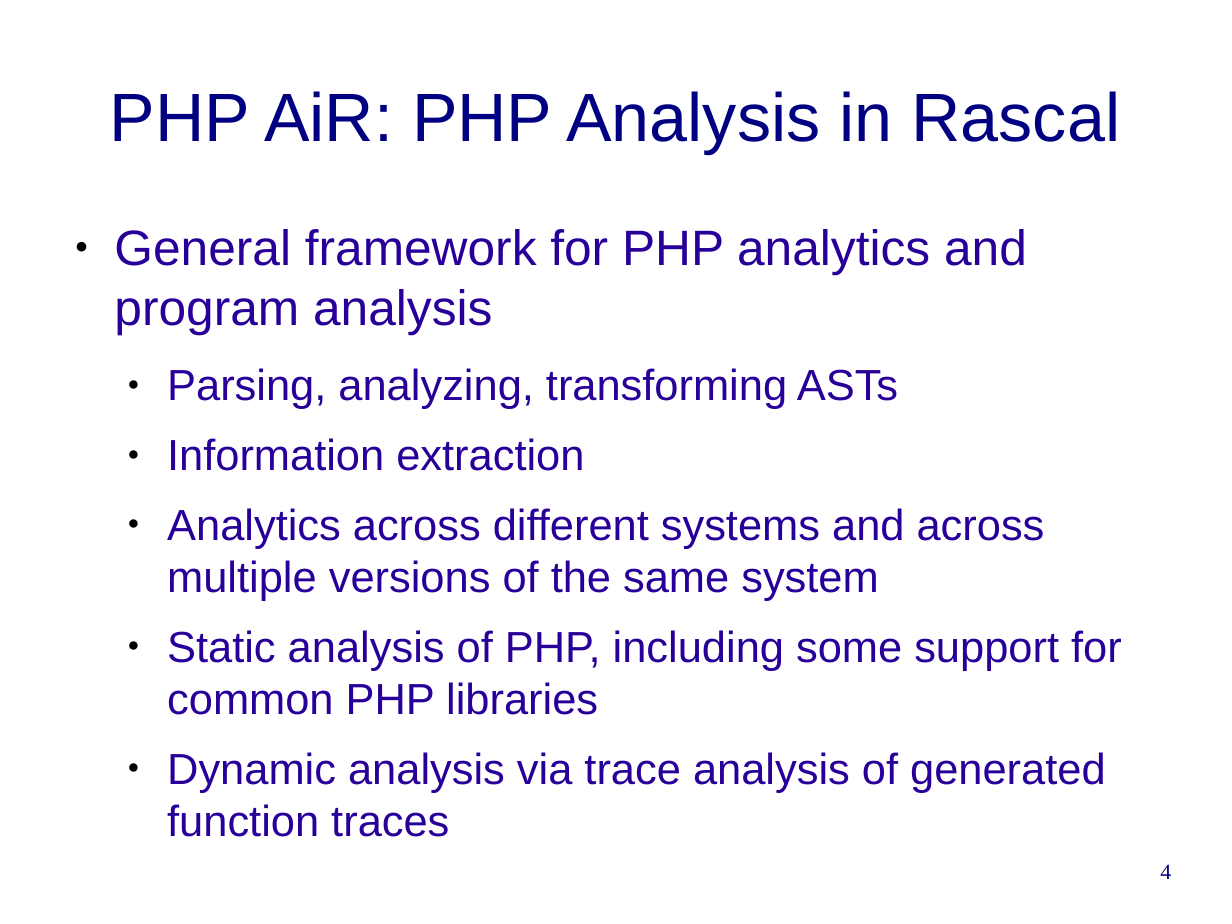
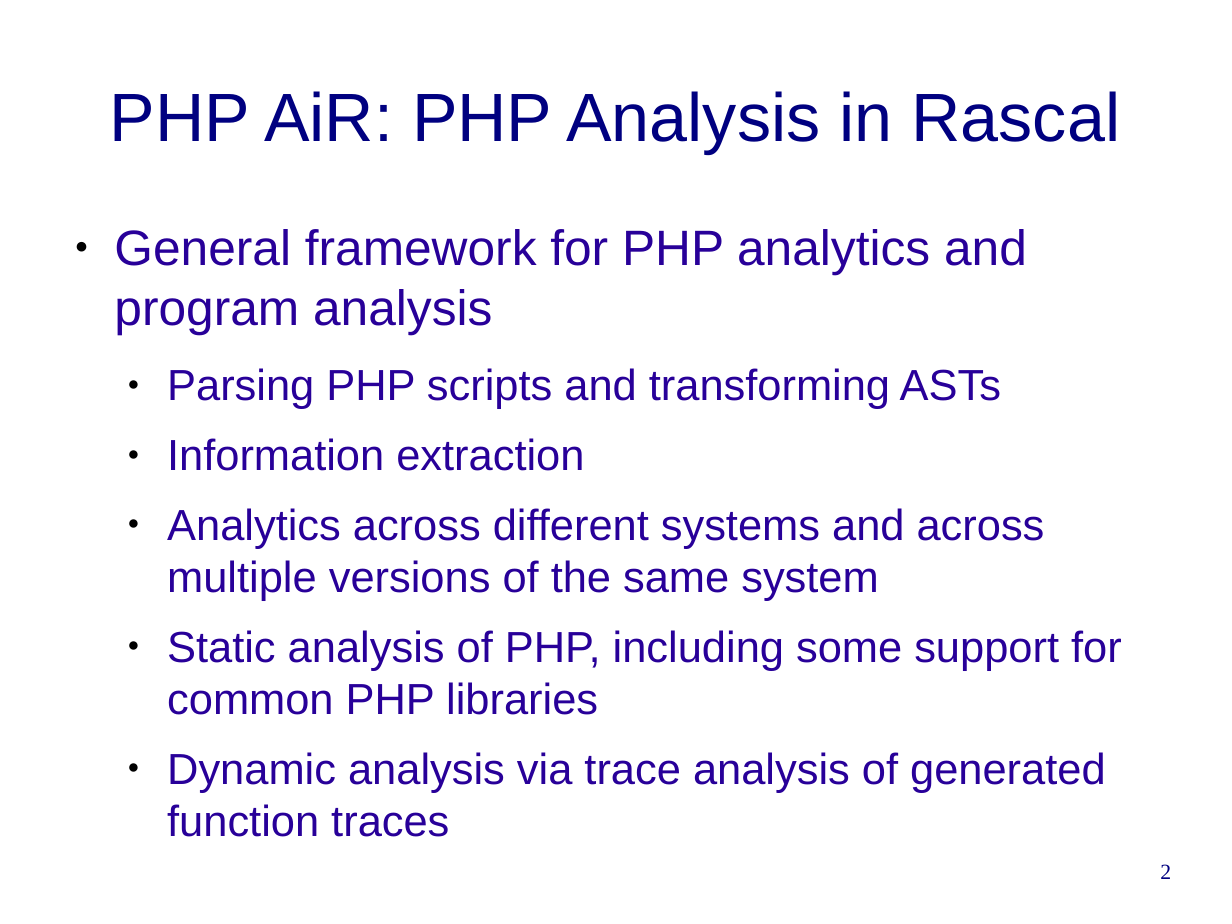
Before and after one commit to cwi-swat/rascal-course-pldi-2015, a slide deck: slide 2 of presentations/PHP-analysis.odp (slide 4 before the commit). Drawn at 1232x924 pixels with LibreOffice and Linux fonts; fonts in the diff are those of the drawing; background and template pictures are left out. Boxes give left, top, right and bottom in pixels: in the first picture for what was removed or moved away, otherwise in the second. Text is boxed around its words. In the diff, an @@ line names an element or a change of style, - is before the commit and + after.

```diff
--- a/presentations/PHP-analysis.odp
+++ b/presentations/PHP-analysis.odp
@@ text at box(167, 368, 1001, 409): text changed @@
-  ● Parsing, analyzing, transforming ASTs
+  ● Parsing PHP scripts and transforming ASTs
@@ page number at box(1160, 864, 1171, 879): text changed @@
-4
+2
```
Also in this commit, not shown: 3 other slides changed.
